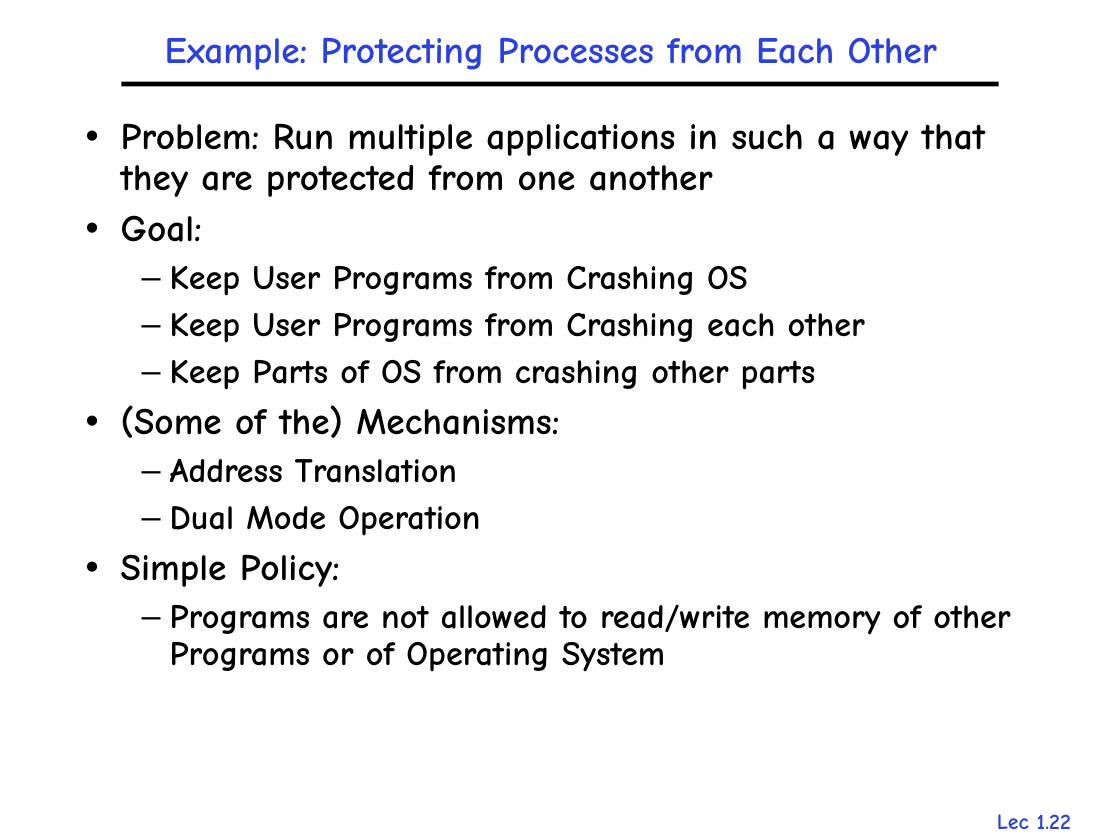
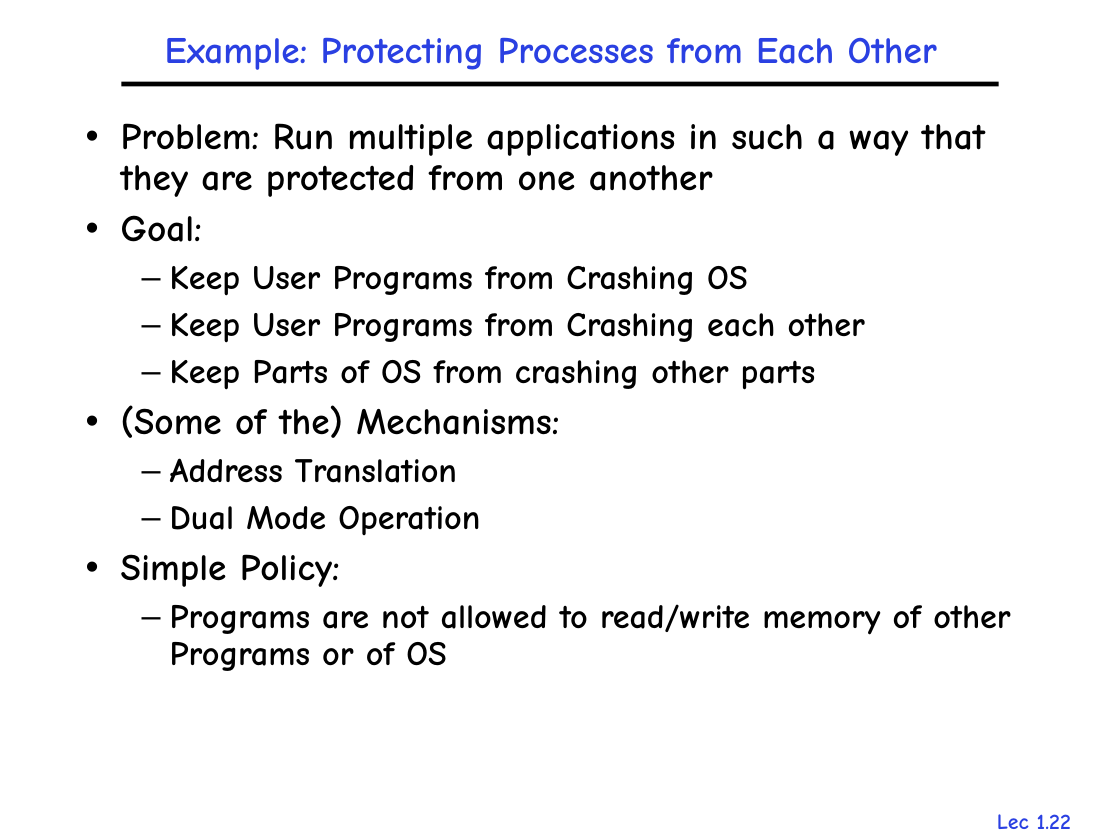
Before and after one commit to gulaoshi/gu.github.io, a slide deck: slide 22 of AdvOS/PPT+papers/L01-Overview.pptx. Drawn at 1120x840 pixels with LibreOffice and Linux fonts; fonts in the diff are those of the drawing. Boxes give left, top, right and bottom in pixels: in the first picture for what was removed or moved away, otherwise in the second. Text is boxed around its words. In the diff, an @@ line names an element or a change of style, - is before the commit and + after.

```diff
--- a/AdvOS/PPT+papers/L01-Overview.pptx
+++ b/AdvOS/PPT+papers/L01-Overview.pptx
@@ text at (x1=170, y1=604, x2=1010, y2=671): text changed @@
-  – Programs are not allowed to read/write memory of other Programs or of Operating System
+  – Programs are not allowed to read/write memory of other Programs or of OS
```
Also in this commit, not shown: 11 other slides changed, 6 other files.
